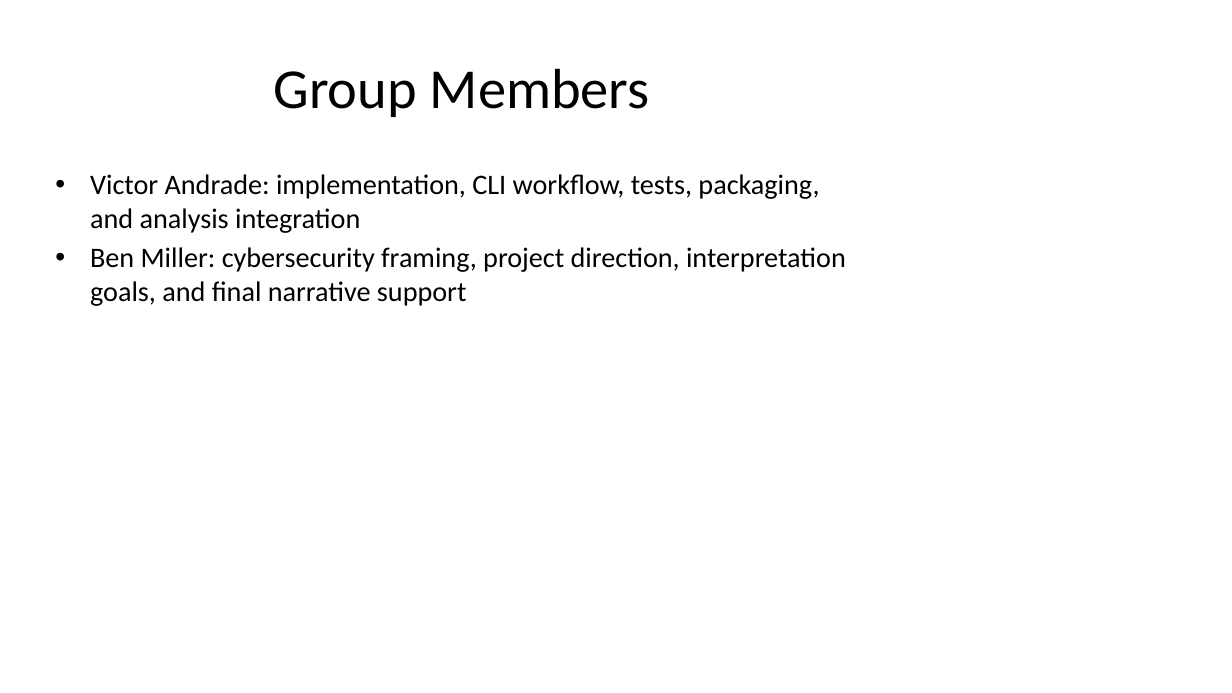
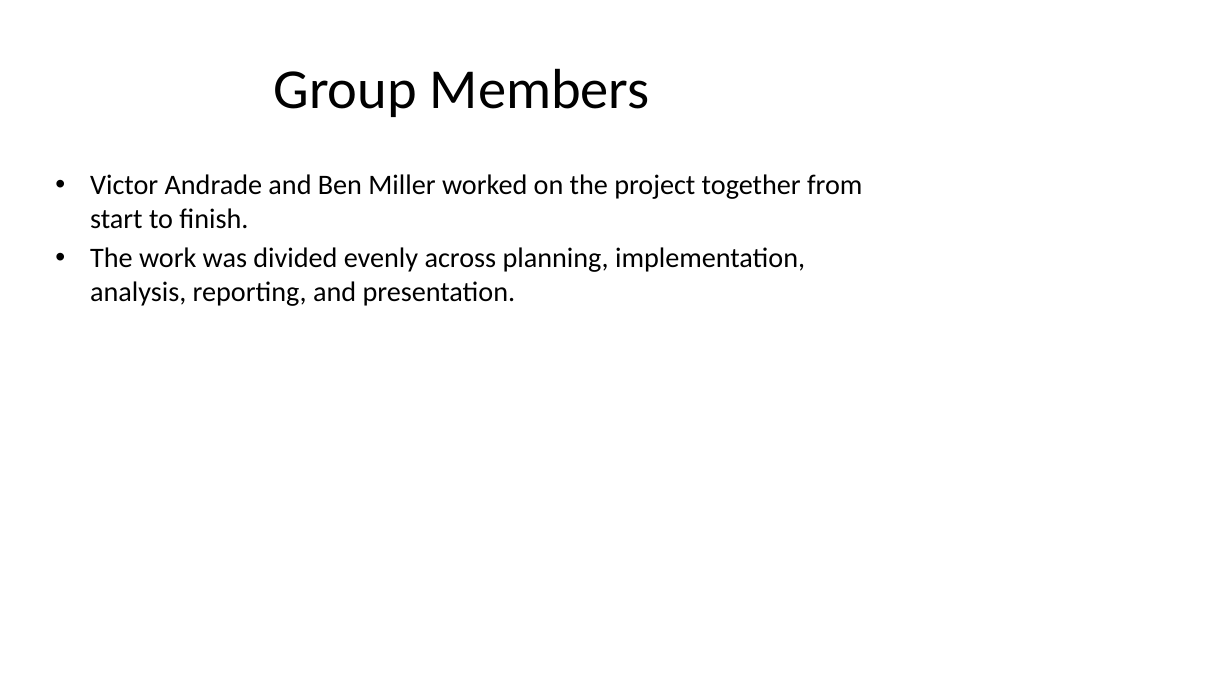
Before and after one commit to andresandrade0812/CyberTrace, a slide deck: slide 13 of deliverables/final_presentation.pptx. Drawn at 1232x693 pixels with LibreOffice and Linux fonts; fonts in the diff are those of the drawing. Boxes give left, top, right and bottom in pixels: in the first picture for what was removed or moved away, otherwise in the second. Text is boxed around its words. In the diff, an @@ line names an element or a change of style, - is before the commit and + after.

```diff
--- a/deliverables/final_presentation.pptx
+++ b/deliverables/final_presentation.pptx
@@ text at (x1=90, y1=174, x2=862, y2=306): text changed @@
-• Victor Andrade: implementation, CLI workflow, tests, packaging, and analysis integration
-• Ben Miller: cybersecurity framing, project direction, interpretation goals, and final narrative support
+• Victor Andrade and Ben Miller worked on the project together from start to finish.
+• The work was divided evenly across planning, implementation, analysis, reporting, and presentation.
```
Also in this commit, not shown: 7 other files.
